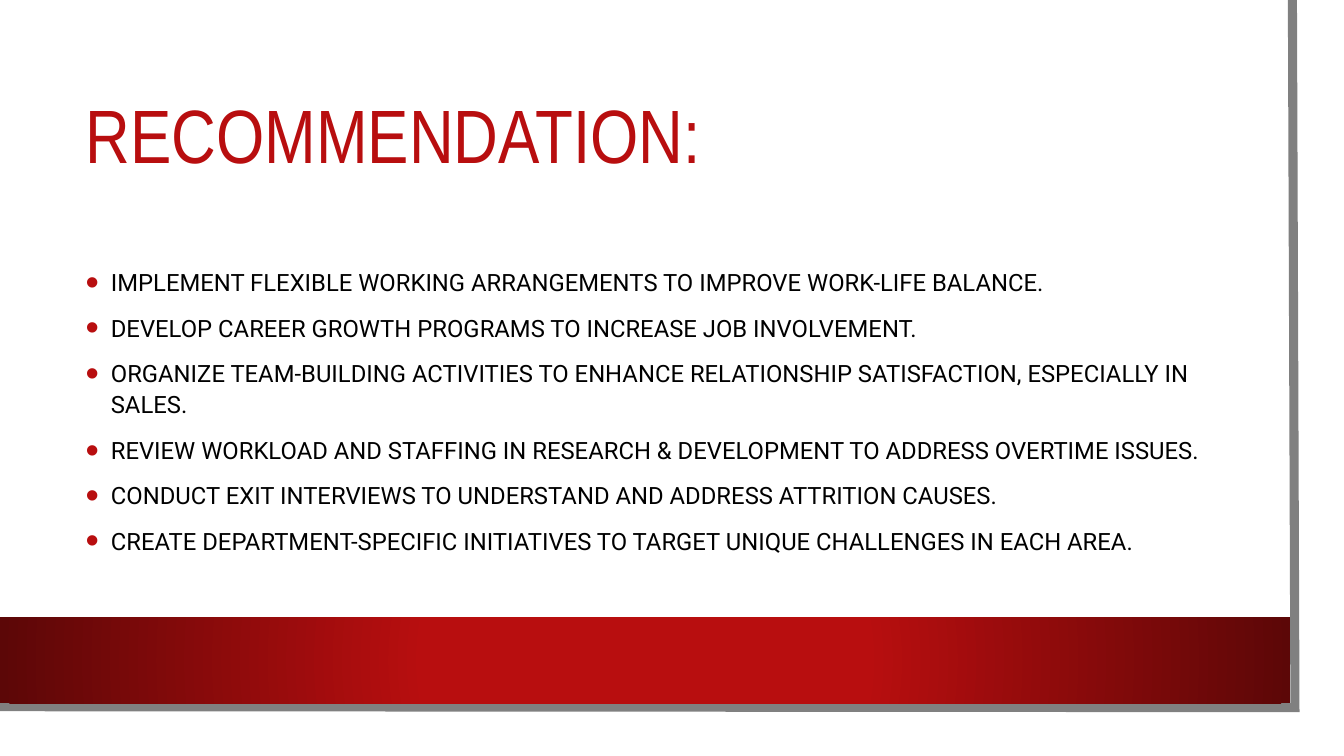
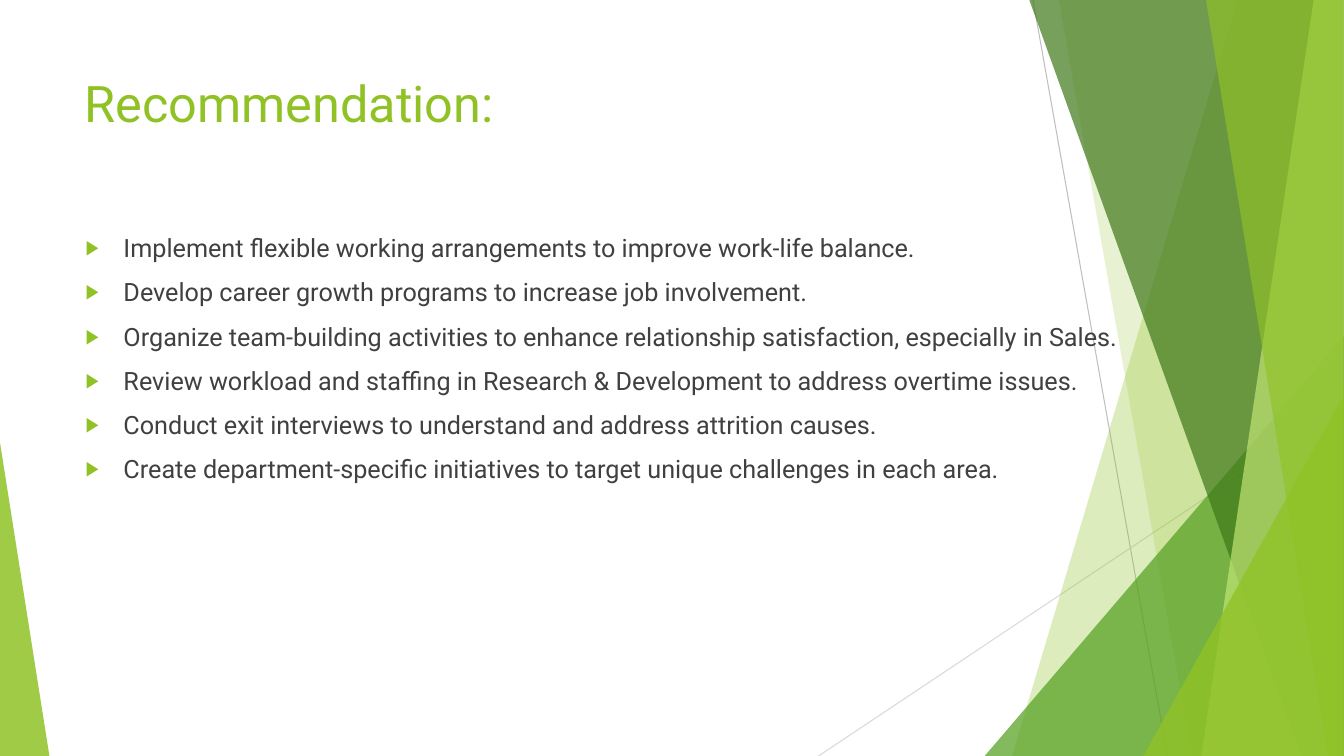
Before and after one commit to Technocolabs100/Attrition-Analysis-and-Prediction, a slide deck: slide 7 of Work-Life Balance and Engagement Analysis.pptx. Drawn at 1344x756 pixels with LibreOffice and Linux fonts; fonts in the diff are those of the drawing; background and template pictures are left out. Boxes give left, top, right and bottom in pixels: in the first picture for what was removed or moved away, otherwise in the second. Text is boxed around its words. In the diff, an @@ line names an element or a change of style, - is before the commit and + after.

```diff
--- a/Work-Life Balance and Engagement Analysis.pptx
+++ b/Work-Life Balance and Engagement Analysis.pptx
@@ rectangle removed at [0,0,1321,733] @@
@@ freeform shape removed at [0,0,1296,708] @@
@@ title "Recommendation:" at [85,84,494,123]: vertical alignment middle to top @@
@@ title at [85,84,494,123]: text changed; size 54 to 36 pt; font Arial Narrow to Roboto; text colour #B80E0F to #90C226 @@
-RECOMMENDATION:
+Recommendation:
@@ text "Implement flexible working arrangements to ..." at [123,238,1117,484]: vertical alignment middle to top @@
@@ text at [123,238,1117,484]: text changed; size 17 to 18 pt; text colour #000000 to #404040 @@
-• IMPLEMENT FLEXIBLE WORKING ARRANGEMENTS TO IMPROVE WORK-LIFE BALANCE.
-• DEVELOP CAREER GROWTH PROGRAMS TO INCREASE JOB INVOLVEMENT.
-• ORGANIZE TEAM-BUILDING ACTIVITIES TO ENHANCE RELATIONSHIP SATISFACTION, ESPECIALLY IN SALES.
-• REVIEW WORKLOAD AND STAFFING IN RESEARCH & DEVELOPMENT TO ADDRESS OVERTIME ISSUES.
-• CONDUCT EXIT INTERVIEWS TO UNDERSTAND AND ADDRESS ATTRITION CAUSES.
-• CREATE DEPARTMENT-SPECIFIC INITIATIVES TO TARGET UNIQUE CHALLENGES IN EACH AREA.
+▶ Implement flexible working arrangements to improve work-life balance.
+▶ Develop career growth programs to increase job involvement.
+▶ Organize team-building activities to enhance relationship satisfaction, especially in Sales.
+▶ Review workload and staffing in Research & Development to address overtime issues.
+▶ Conduct exit interviews to understand and address attrition causes.
+▶ Create department-specific initiatives to target unique challenges in each area.
@@ group added at [0,0,1344,756]: 5 freeform shapes, 3 triangles, 2 lines @@
@@ rectangle removed at [0,617,1291,703] @@
```
Also in this commit, not shown: 6 other slides changed.
